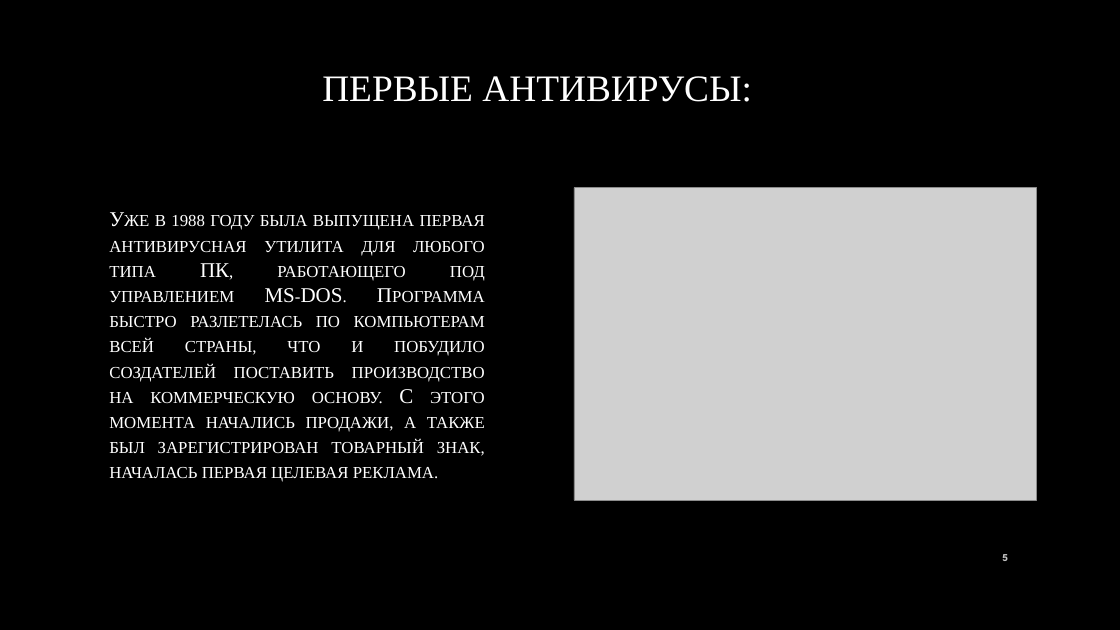
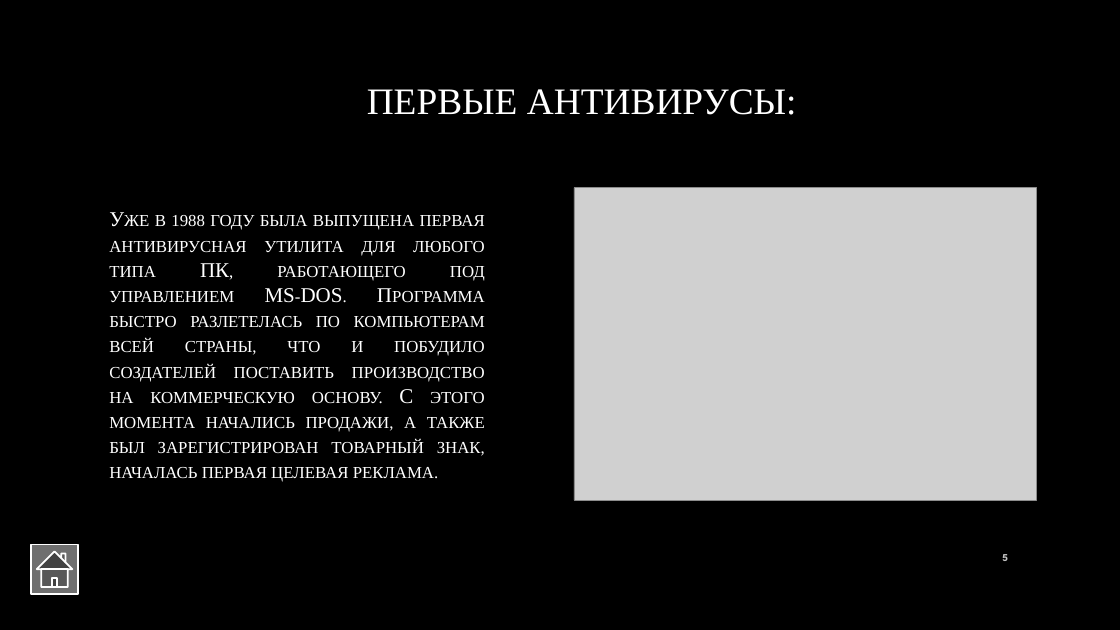
Before and after one commit to DavidovEcaterina/Referat_IG, a slide deck: slide 5 of presentationIG.pptx. Drawn at 1120x630 pixels with LibreOffice and Linux fonts; fonts in the diff are those of the drawing; grey boxes stand for pictures; background and template pictures are left out. Boxes give left, top, right and bottom in pixels: in the first picture for what was removed or moved away, otherwise in the second. Text is boxed around its words. In the diff, an @@ line names an element or a change of style, - is before the commit and + after.

```diff
--- a/presentationIG.pptx
+++ b/presentationIG.pptx
@@ title "ПЕРВЫЕ АНТИВИРУСЫ:": place and size @@
-title "ПЕРВЫЕ АНТИВИРУСЫ:" at (322, 76, 752, 102)
+title "ПЕРВЫЕ АНТИВИРУСЫ:" at (367, 89, 797, 115)
@@ title "ПЕРВЫЕ АНТИВИРУСЫ:" at (367, 89, 797, 115): alignment left to centre @@
@@ action button home added at (31, 544, 78, 594), fill #6F6F6F, outline #FFFFFF 1.5 pt @@
```
Also in this commit, not shown: 13 other slides changed, 1 slide added, 3 other files.
